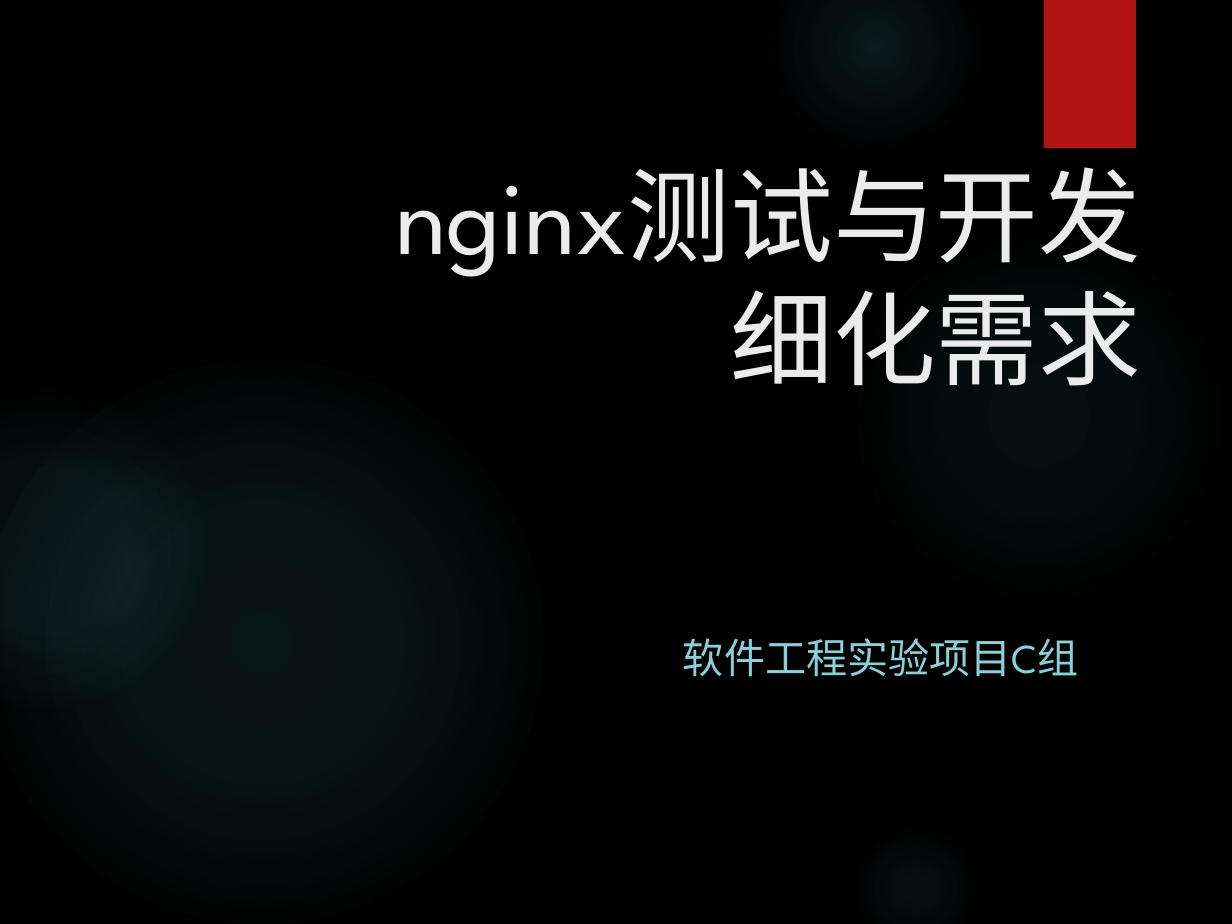
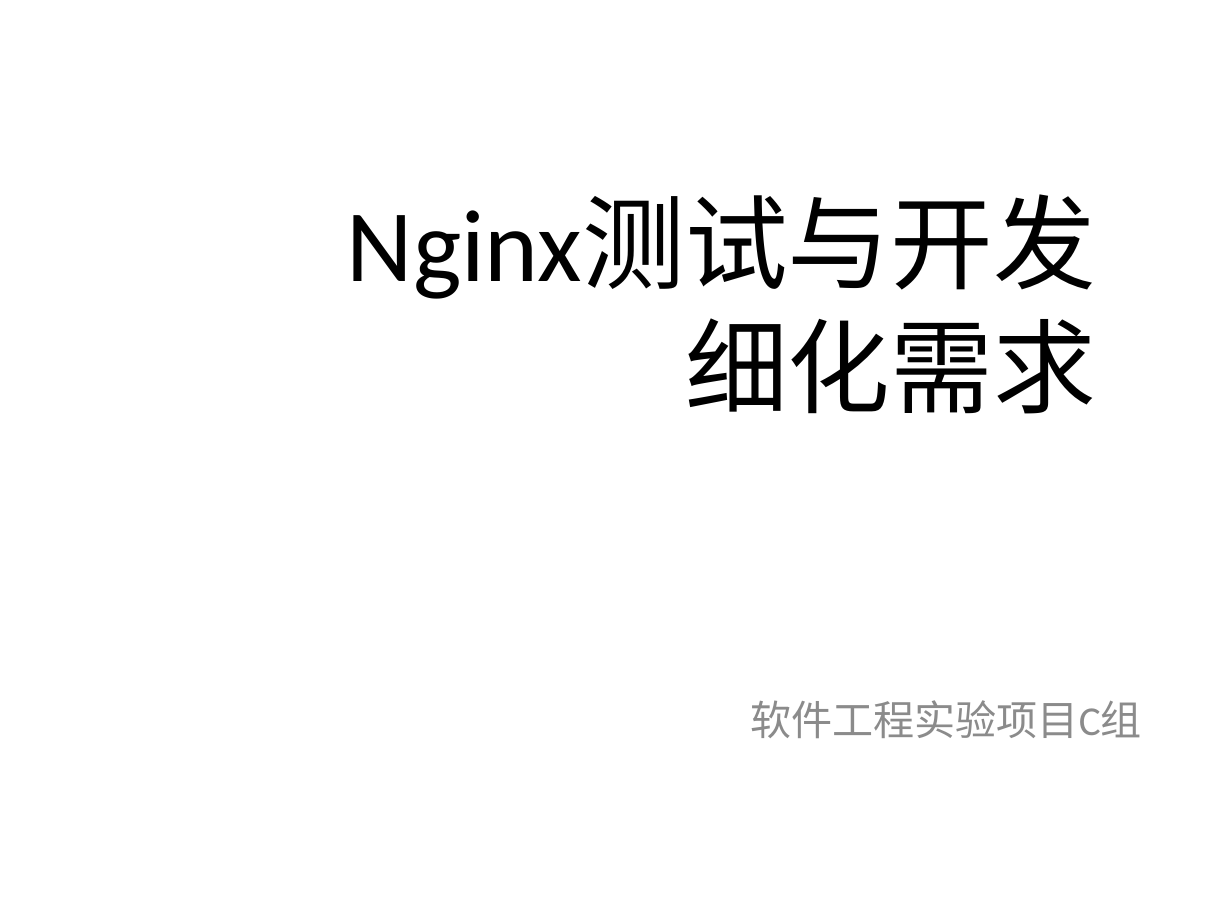
Before and after one commit to bhsei/16TeamC, a slide deck: slide 1 of 2.项目PPT/需求2.0PPT.pptx. Drawn at 1232x924 pixels with LibreOffice and Linux fonts; fonts in the diff are those of the drawing; background and template pictures are left out. Boxes give left, top, right and bottom in pixels: in the first picture for what was removed or moved away, otherwise in the second. Text is boxed around its words. In the diff, an @@ line names an element or a change of style, - is before the commit and + after.

Commit message:
6-添加非功能需求到PPT中

```diff
--- a/2.项目PPT/需求2.0PPT.pptx
+++ b/2.项目PPT/需求2.0PPT.pptx
@@ background picture (left out) to #FFFFFF @@
@@ ellipse removed at box(766, 0, 982, 154) @@
@@ rectangle removed at box(1044, 0, 1136, 148) @@
@@ title "Nginx测试与开发 细化需求" at box(347, 196, 1096, 414): vertical alignment bottom to middle @@
@@ title at box(347, 196, 1096, 414): text changed; font League Spartan to Calibri; text colour #EBEBEB to #000000 @@
-nginx测试与开发
-细化需求
+Nginx测试与开发
+细化需求
@@ ellipse removed at box(849, 225, 1228, 605) @@
@@ ellipse removed at box(0, 360, 543, 924) @@
@@ ellipse removed at box(0, 391, 205, 708) @@
@@ subtitle "软件工程实验项目C组": place and size @@
-subtitle "软件工程实验项目C组" at box(683, 638, 1078, 677)
+subtitle "软件工程实验项目C组" at box(750, 700, 1141, 738)
@@ subtitle "软件工程实验项目C组" at box(750, 700, 1141, 738): font League Spartan to Calibri, text colour #8AD0D6 to #8C8C8C; alignment left to centre; less space between paragraphs @@
@@ ellipse removed at box(849, 822, 982, 924) @@
```
Also in this commit, not shown: 10 other slides changed, 2 slides added.
